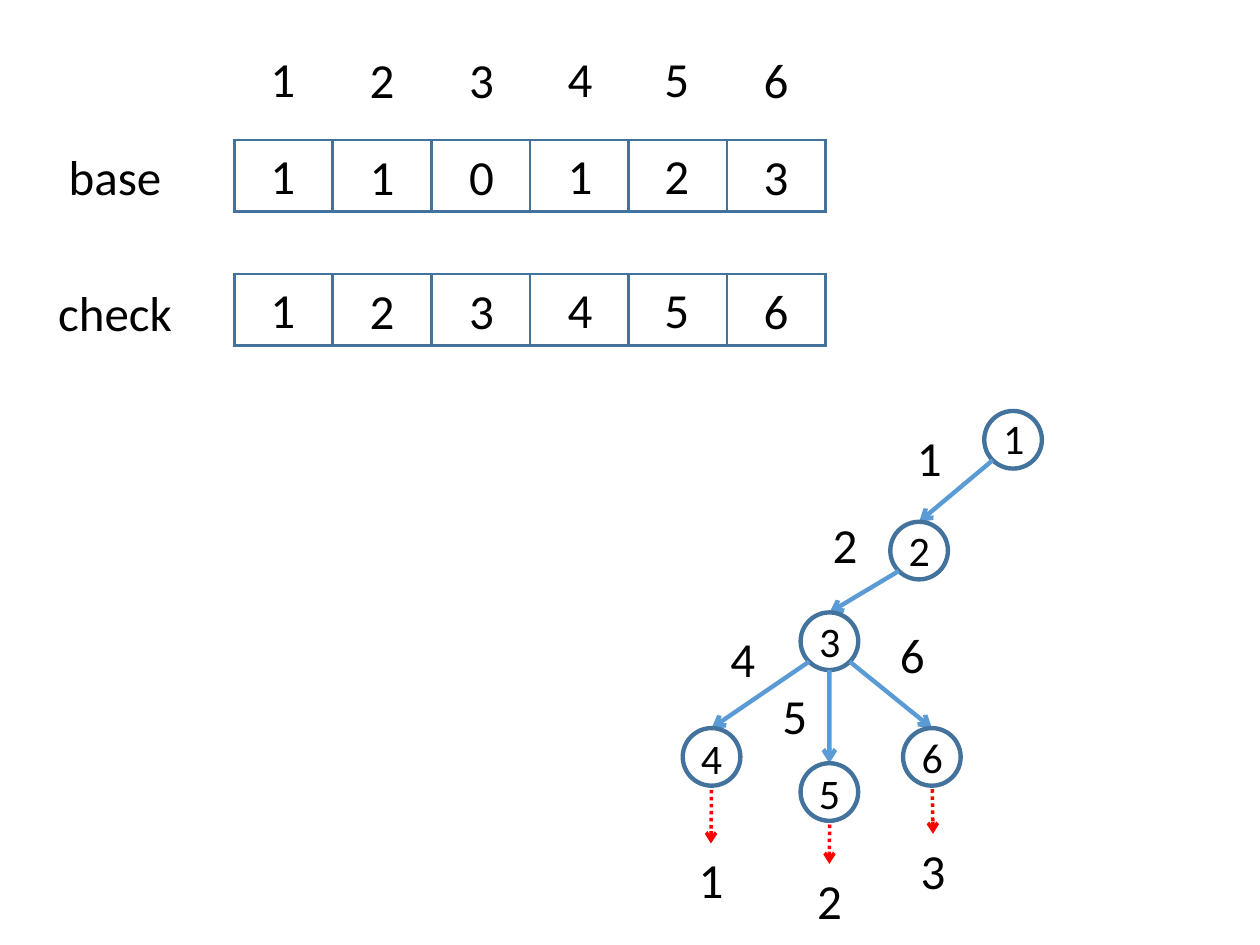
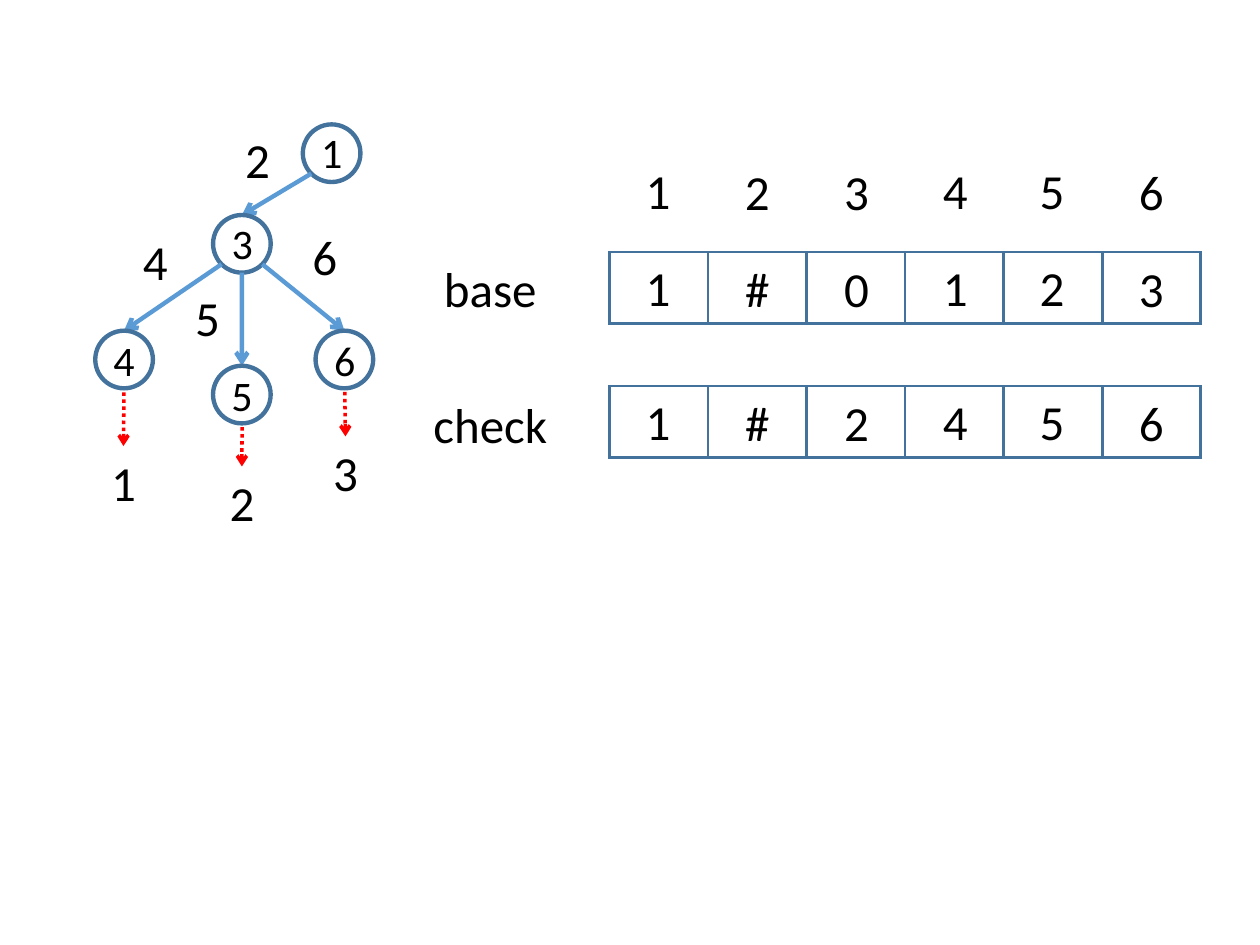
Before and after one commit to hshindo/DoubleArrayTrie.jl, a slide deck: slide 2 of figures.pptx. Drawn at 1260x945 pixels with LibreOffice and Linux fonts; fonts in the diff are those of the drawing. Boxes give left, top, right and bottom in pixels: in the first picture for what was removed or moved away, otherwise in the second. Text is boxed around its words. In the diff, an @@ line names an element or a change of style, - is before the commit and + after.

```diff
--- a/figures.pptx
+++ b/figures.pptx
@@ text "2": place and size @@
-text "2" at (833,531,858,563)
+text "2" at (245,146,270,178)
@@ text "1": place and size @@
-text "1" at (370,163,395,195)
+text "1" at (321,141,342,179)
@@ text "1" at (321,141,342,179): size 28 to 24 pt @@
@@ 3 texts, 1 ellipse: place and size @@
-3 texts, 1 ellipse at (730,522,949,677)
+3 texts, 1 ellipse at (143,125,360,280)
@@ 14 texts, 12 rectangles: place and size @@
-14 texts, 12 rectangles at (58,65,825,346)
+14 texts, 12 rectangles at (433,177,1201,457)
@@ text added at (723,252,791,324), 28 pt, text #000000 @@
+#
@@ text removed at (370,297,395,329) @@
-2
@@ text removed at (469,297,494,330) @@
-3
@@ 3 texts, 2 ellipses, 1 arrow: place and size @@
-3 texts, 2 ellipses, 1 arrow at (683,670,946,919)
+3 texts, 2 ellipses, 1 arrow at (96,272,358,521)
@@ text added at (723,387,791,459), 28 pt, text #000000 @@
+#
@@ text "2": place and size @@
-text "2" at (909,538,930,576)
+text "2" at (844,409,869,441)
@@ text "2" at (844,409,869,441): size 24 to 28 pt @@
@@ 3 texts: place and size @@
-3 texts at (270,296,689,329)
+3 texts at (646,408,1065,441)
@@ 2 texts, 1 ellipse, 1 arrow: place and size @@
-2 texts, 1 ellipse, 1 arrow at (711,702,961,843)
+2 texts, 1 ellipse, 1 arrow at (123,304,373,446)
@@ ellipse removed at (984,411,1042,469) @@
@@ 5 arrows, 2 texts, 1 ellipse: place and size @@
-5 arrows, 2 texts, 1 ellipse at (699,571,932,898)
+5 arrows, 2 texts, 1 ellipse at (111,174,345,501)
@@ text removed at (917,444,942,476) @@
-1
@@ text removed at (1003,427,1024,465) @@
-1
@@ arrow removed from (993, 460) to (920, 522) @@
```
Also in this commit, not shown: 3 other files.
